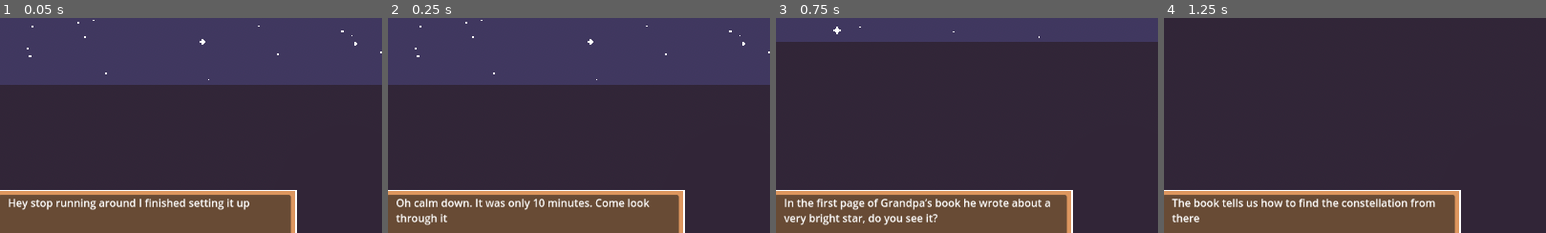
Above: before the commit, frames 1-4 (left to right).
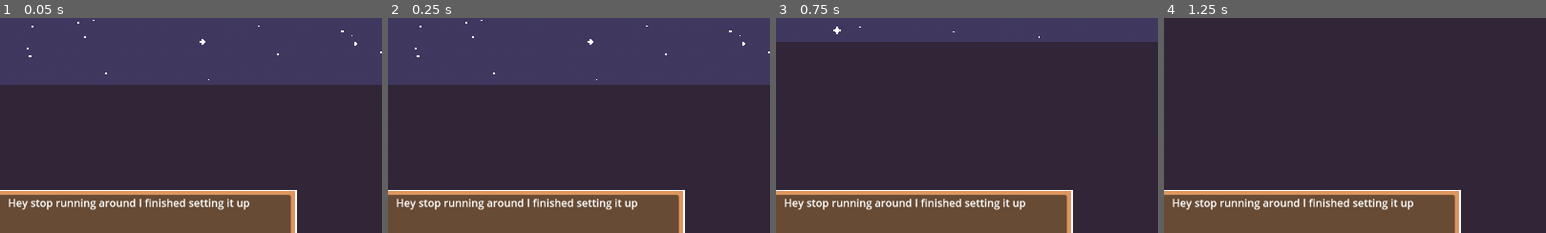
Above: after the commit, the same moments.

Repository: ATTOCORRECT/DesignWeek-Winter2025
Game: Godot game, scene res://Game.tscn
Two runs of this game, one before a commit and one after it. Both use one fixed random seed, a clock stepped at 60 frames per second and the inputs below.
Inputs (mouse positions are % of the whole screen's width and height, from its top left):
- Up to frame 1 (0.05 s): no input
- Up to frame 2 (0.25 s): no input
- Up to frame 3 (0.75 s): tap Enter (ui_accept) at 0.5 s; drag from (24, 85) to (60, 28) at 0.52 s
- Up to frame 4 (1.25 s): no input
The pictures show only the part of the screen within x 5-55%, y 35-85%; the shares and areas given below are measured in that part.

Frame 1 is identical in both runs. In frame 2, 1.9% of the frame differs, in the area x 2-69%, y 84-97%; in frame 3, 2.5%, in the area x 2-72%, y 84-97%; in frame 4, 1.9%.

Commit message:
Added more fixes for dialogue manager

Diff:
--- a/stargazing-prototype/Game.tscn
+++ b/stargazing-prototype/Game.tscn
@@ -71,9 +71,6 @@
 
 [node name="textBox_Haidi" parent="UI" instance=ExtResource("3_yx171")]
 
-[node name="text" parent="UI/textBox_Haidi/textBox_Haidi_Container/Panel/MarginContainer/HBoxContainer" index="1"]
-dialogueLines = Array[String](["heidi1", "kole1", "heidi2", "kole2", "heidi3", "kole3", "heidi4", "kole4", "heidi5", "kole5", "heidi6", "heidi7", "kole6", "heidi8", "kole7", "heidi9", "kole8", "heidi10", "kole9", "heidi11", "", "", "", "", "", "", "", "", "", "", "", "", "", "", "", "", "", "", "", "", "", "", "", "", "", "", "", "", "", "", "", "", "", "", "", ""])
-
 [node name="World" type="Node3D" parent="."]
 
 [node name="Telescope" type="Node3D" parent="World"]
--- a/stargazing-prototype/dialogue_manager/DialogueManager.gd
+++ b/stargazing-prototype/dialogue_manager/DialogueManager.gd
@@ -7,7 +7,7 @@
 	Singleton.dialogue = self
 
 func _ready() -> void:
-	read_lines(0, 14)
+	read_lines(0, 15)
 
 #func _ready():
 	#add_child(timer)
@@ -27,15 +27,15 @@
 func next_dialogue(i):
 	match i:
 		1:
-			read_lines(15, 19)
+			read_lines(16, 19)
 		2:
 			read_lines(20, 27)
 		3:
-			read_lines(28, 26)
+			read_lines(28, 32)
 		4:
-			read_lines(27, 19)
+			read_lines(33, 38)
 		5:
-			read_lines(15, 19)
+			read_lines(39, 55)
 
 
 func read_lines(start: int, end: int):
@@ -45,6 +45,6 @@
 		#print(line_index)
 		print(i + start)
 		text = dialogueLines[i + start]
-		await get_tree().create_timer(0.1).timeout
+		await get_tree().create_timer(5).timeout
 
 	print("done")
--- a/stargazing-prototype/dialogue_manager/heidi_dialogue.csv
+++ b/stargazing-prototype/dialogue_manager/heidi_dialogue.csv
@@ -2,7 +2,7 @@
 heidi1,Hey stop running around I finished setting it up,
 heidi2,Oh calm down. It was only 10 minutes. Come look through it,
 heidi3,Try looking around,
-heidi4,"In the first page of Grandpa’s book he wrote about a very bright star, do you see it?",
+heidi4,"In the first page of Grandpa’s book he wrote about the brightest star, do you see it?",
 heidi5,"That’s because it is, dummy",
 heidi6,The book tells us how to find the constellation from there,
 heidi7,It’s supposed to make out a fish,
@@ -14,17 +14,16 @@
 heidi13,In the book this one is shaped like a Jellyfish,
 heidi14,If you touch their underside the sting will hurt,
 heidi15,Have you found the next one? The notes left seemed to have helped before,
-heidi16,What's this one? I don’t see it,
-heidi17,I can’t tell what it is! that's not fair,
-heidi18,Woah! There’s so many of them!,
-heidi19,What?! That’s so cool! I wish I could catch an octopus,
-heidi20,Nevermind I don’t wanna catch one now,
-heidi21,Note: limbs outstretched towards the titan of the ocean,
-heidi22,This one must have been from the time grandpa got swallowed by a whale!,
-heidi23,"Okay fine, but he did see a huge one!",
-heidi24,What are you talking about Kole? Stars don’t just appear,
-heidi25,Lemme see… Oh wow I don’t remember this one. It seems way brighter than the others,
-heidi26,No that’s not what I meant when-,
-heidi27,*sigh* Yeah you’re right. It has to be.,
-heidi28,It’s gonna be morning soon we gotta head back,
-heidi29,"Yeah, ‘course there is, it’s the sky. There’s also an empty spot in the book what are we supposed to do about that",
+heidi16,I remember seeing this one with grandpa once,
+heidi17,"Look again, try changing your perspective",
+heidi18,This page must have been from when grandpa caught an octopus,
+heidi19,Yup! He came over the next day still covered in ink it was hilarious,
+heidi20,Let’s keep looking for the next one,
+heidi21,This one must have been from the time grandpa got swallowed by a whale!,
+heidi22,"Okay fine, but he did see a huge one!",
+heidi23,What are you talking about Kole? Stars don’t just appear,
+heidi24,Lemme see… Oh wow I don’t remember this one. It seems way brighter than the others,
+heidi25,No that’s not what I meant when-,
+heidi26,*sigh* Yeah you’re right. It has to be.,
+heidi27,It’s gonna be morning soon we gotta head back,
+heidi28,"Yeah, ‘course there is, it’s the sky. There’s also an empty spot in the book what are we supposed to do about that",
--- a/stargazing-prototype/star_cluster.gd
+++ b/stargazing-prototype/star_cluster.gd
@@ -18,8 +18,8 @@
 func _physics_process(_delta: float) -> void:
 	if is_solved == false:
 
-		print("Rot ",is_rotation_solved()," | Sta ",is_sequence_solved())
-		print()
+		#print("Rot ",is_rotation_solved()," | Sta ",is_sequence_solved())
+		#print()
 
 		if is_rotation_solved() && is_sequence_solved():
 			solve()
Not shown, changed: stargazing-prototype/dialogue_manager/heidi_dialogue.csv.import
Binary file changed: stargazing-prototype/dialogue_manager/heidi_dialogue.en.translation
Binary file changed: stargazing-prototype/dialogue_manager/heidi_dialogue.es.translation
Not shown, changed: stargazing-prototype/dialogue_manager/kole_dialogue.csv.import
Binary file changed: stargazing-prototype/dialogue_manager/kole_dialogue.en.translation
Binary file changed: stargazing-prototype/dialogue_manager/kole_dialogue.es.translation
